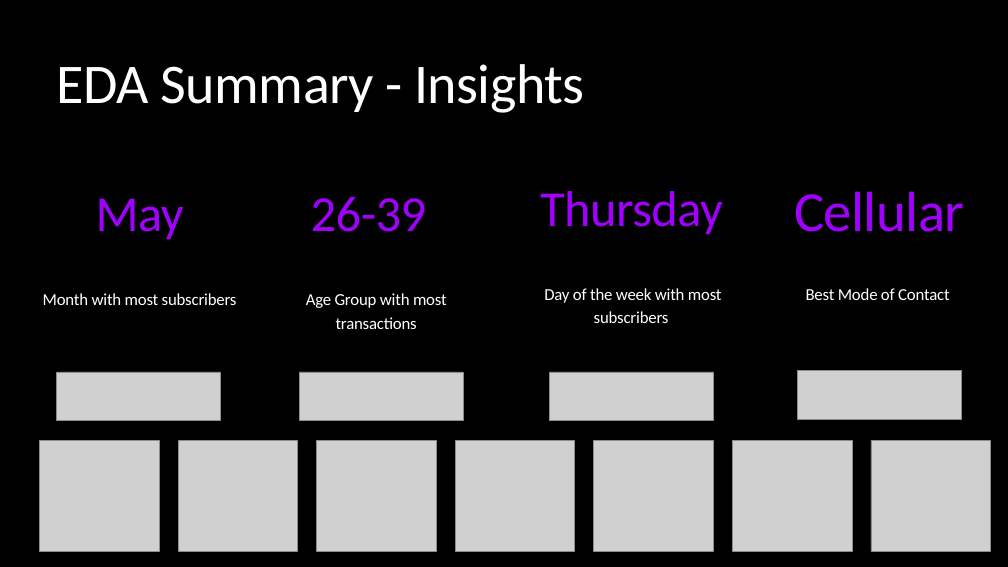
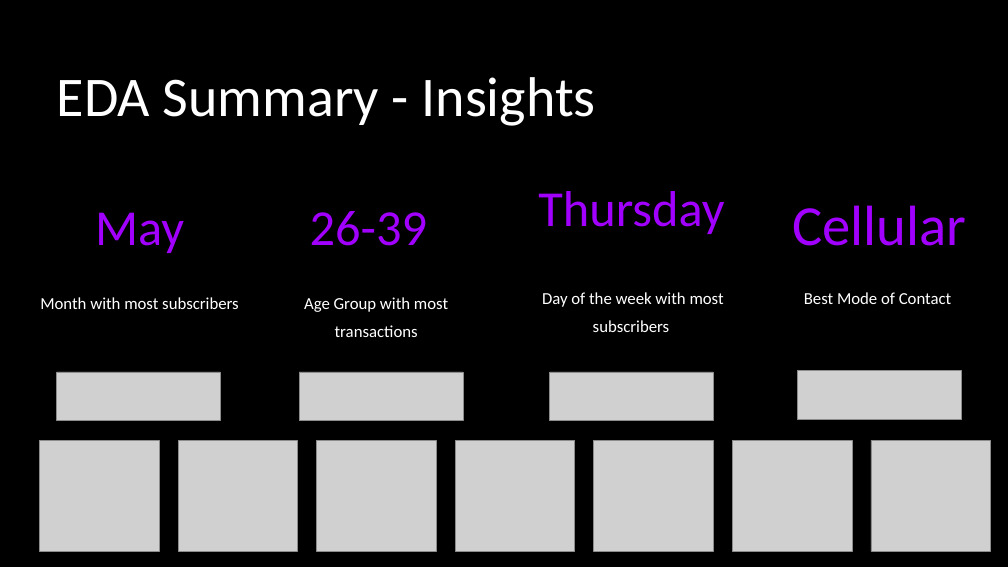
Before and after one commit to taimoorRazi/Bank-Marketing-Project, a slide deck: slide 31 of Week 11/Bank Marketing Campaign Presentation.pptx (slide 22 before the commit). Drawn at 1008x567 pixels with LibreOffice and Linux fonts; fonts in the diff are those of the drawing; grey boxes stand for pictures. Boxes give left, top, right and bottom in pixels: in the first picture for what was removed or moved away, otherwise in the second. Text is boxed around its words. In the diff, an @@ line names an element or a change of style, - is before the commit and + after.

```diff
--- a/Week 11/Bank Marketing Campaign Presentation.pptx
+++ b/Week 11/Bank Marketing Campaign Presentation.pptx
@@ text "EDA Summary - Insights" at box(57, 77, 596, 126): letter spacing -0.5 to 0 pt; line spacing 64pt to 1.2 @@
@@ text "May" at box(95, 212, 184, 253): letter spacing -0.5 to 0 pt; line spacing 67.2pt to 1.4 @@
@@ text "26-39" at box(310, 211, 427, 246): letter spacing -0.5 to 0 pt; line spacing 67.2pt to 1.4 @@
@@ text "Thursday" at box(538, 191, 724, 234): letter spacing -0.5 to 0 pt @@
@@ text "Cellular" at box(792, 205, 966, 246): letter spacing -0.5 to 0 pt; line spacing 67.2pt to 1.24 @@
@@ letter spacing -0.2 to 0 pt; line spacing 22.4pt to 1.4 in 4 elements at box(40, 297, 239, 309), box(304, 297, 448, 337), box(804, 292, 952, 304), box(542, 292, 724, 332) @@
```
Also in this commit, not shown: 18 other slides changed, 11 slides added, 2 slides removed.
